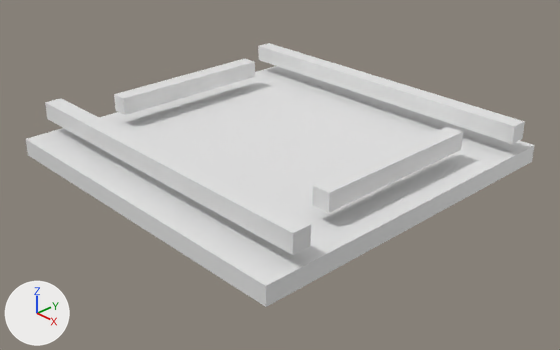
Two versions of the Blender file charger.blend, one commit apart.
One viewpoint serves both versions: a camera (50 mm lens) standing at (1.448, -1.354, 0.887) and looking at (0.039, -0.028, -0.054). The axes (+X, +Y, +Z) are drawn at lower left. The lights are the same throughout.

The first picture shows 'platform', 'slider.e', 'slider.n', 'slider.s', 'slider.w'.
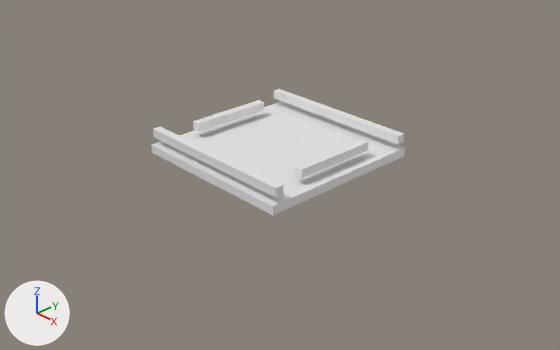
Changed parts and their boxes (x1, y1, x2, y2) in the pictures (560 x 350 px):
'platform', mesh rescaled (50% narrower, 52% shorter)
    before: (26, 66, 534, 307)
    after: (151, 101, 405, 215)
'slider.s', mesh rescaled, moved (51% narrower, 55% shorter)
    before: (45, 98, 311, 255)
    after: (153, 127, 283, 197)
'slider.n', mesh rescaled, moved (51% narrower, 45% shorter)
    before: (258, 43, 525, 144)
    after: (273, 89, 404, 144)
'slider.e', mesh rescaled, moved (51% narrower, 53% shorter)
    before: (312, 127, 463, 213)
    after: (295, 139, 368, 179)
'slider.w', mesh rescaled, moved (49% narrower, 42% shorter)
    before: (114, 59, 255, 115)
    after: (193, 100, 264, 132)

Edits to the bpy script that builds the scene:
```text
Change me_cube_001:
    where me_cube_001.from_pydata(...)  # 8 vertices, 6 faces; spans x -0.5..0.5, y -0.5..0.5, z -0.025..0.025
    used by ob_platform; parent = ob_charger_base; location = (0.0, 0.0, 0.0)
    me_cube_001 part 1: the whole mesh is scaled about its middle by 0.5
Change me_cube_002:
    where me_cube_002.from_pydata(...)  # 8 vertices, 6 faces; spans x -0.5..0.5, y -0.025..0.025, z 0.065..0.115
    used by ob_slider_n; location = (0.0, 0.402, 0.0)
    me_cube_002 part 2: the whole mesh is scaled about the mesh origin by 0.5
Change me_cube_003:
    where me_cube_003.from_pydata(...)  # 8 vertices, 6 faces; spans x -0.5..0.5, y -0.025..0.025, z 0.065..0.115
    used by ob_slider_s; parent = ob_charger_base; location = (0.0, -0.402, 0.0)
    me_cube_003 part 3: the whole mesh is scaled about the mesh origin by 0.5
Change me_cube_004:
    where me_cube_004.from_pydata(...)  # 8 vertices, 6 faces; spans x -0.023..0.027, y -0.249..0.249, z 0.065..0.115
    used by ob_slider_w; parent = ob_charger_base; location = (-0.402, 0.0, 0.0)
    me_cube_004 part 4: the whole mesh is scaled about the mesh origin by (0.5, 0.502, 0.5)
Change me_cube_005:
    where me_cube_005.from_pydata(...)  # 8 vertices, 6 faces; spans x -0.023..0.027, y -0.249..0.249, z 0.065..0.115
    used by ob_slider_e; parent = ob_charger_base; location = (0.402, 0.0, 0.0)
    me_cube_005 part 5: the whole mesh is scaled about the mesh origin by (0.5, 0.502, 0.5)
Change ob_slider_n:
    ob_slider_n.location: (0.0, 0.402, 0.0) -> (0.0, 0.228, 0.0)
Change ob_slider_s:
    ob_slider_s.location: (0.0, -0.402, 0.0) -> (0.0, -0.228, 0.0)
Change ob_slider_w:
    ob_slider_w.location: (-0.402, 0.0, 0.0) -> (-0.207, 0.0, 0.0)
Change ob_slider_e:
    ob_slider_e.location: (0.402, 0.0, 0.0) -> (0.207, 0.0, 0.0)
```
